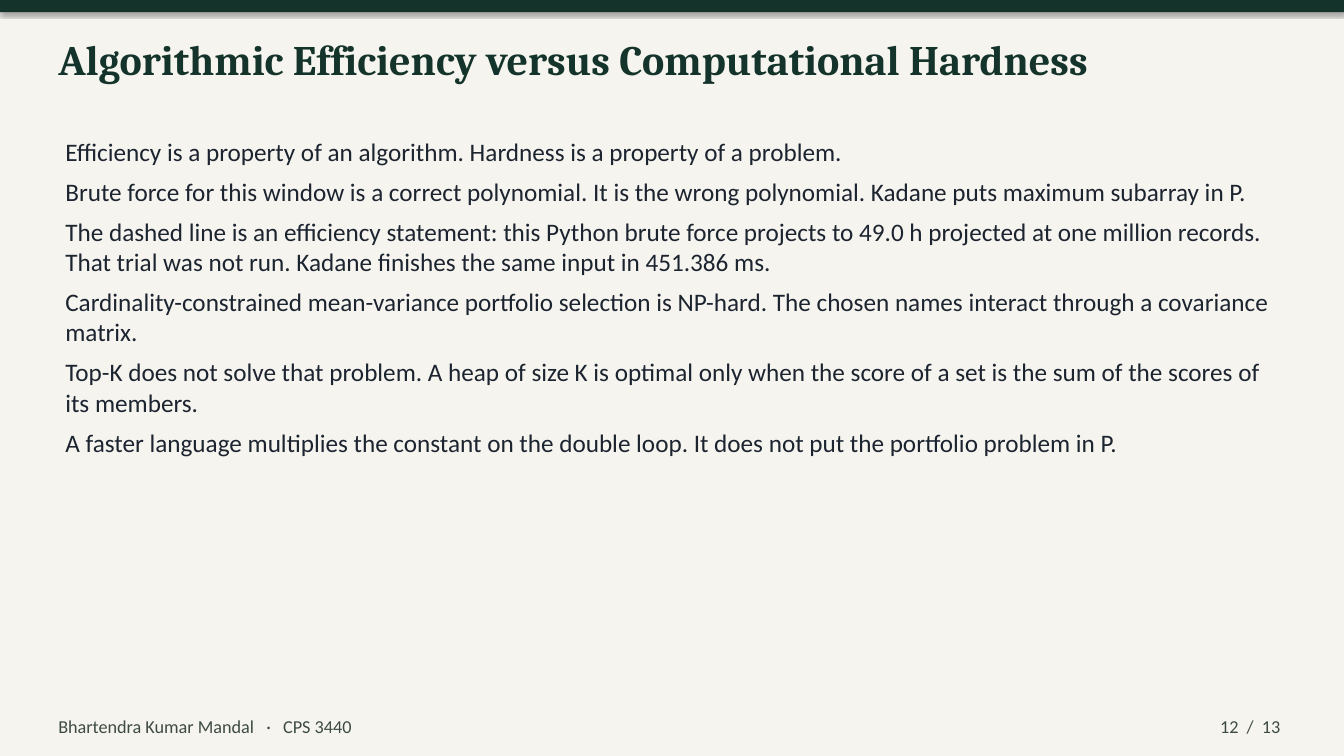
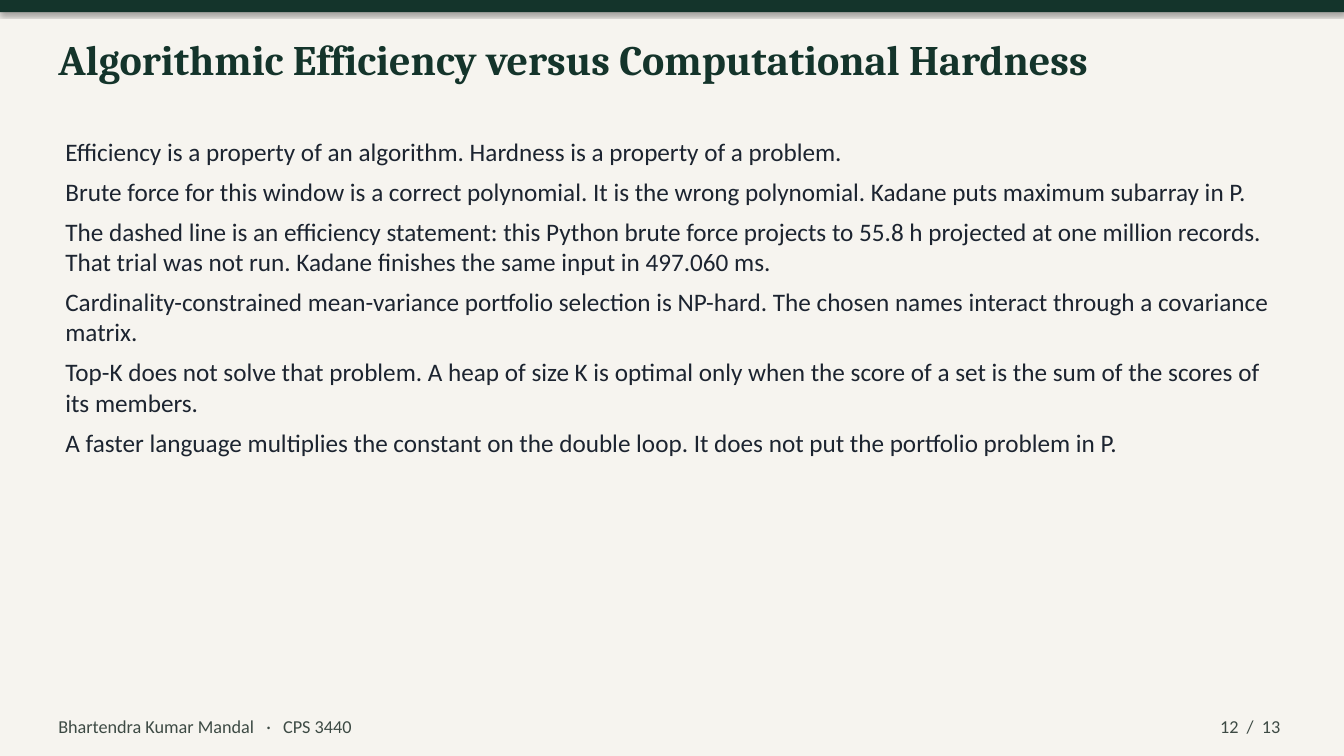
Before and after one commit to aashish000000/CPS3440-Stock-Algorithm-Analyzer, a slide deck: slide 12 of presentation/CPS3440-Stock-Algorithm-Analyzer.pptx. Drawn at 1344x756 pixels with LibreOffice and Linux fonts; fonts in the diff are those of the drawing. Boxes give left, top, right and bottom in pixels: in the first picture for what was removed or moved away, otherwise in the second. Text is boxed around its words. In the diff, an @@ line names an element or a change of style, - is before the commit and + after.

```diff
--- a/presentation/CPS3440-Stock-Algorithm-Analyzer.pptx
+++ b/presentation/CPS3440-Stock-Algorithm-Analyzer.pptx
@@ text at box(65, 223, 1261, 275): text changed @@
-The dashed line is an efficiency statement: this Python brute force projects to 49.0 h projected at one million records. That trial was not run. Kadane finishes the same input in 451.386 ms.
+The dashed line is an efficiency statement: this Python brute force projects to 55.8 h projected at one million records. That trial was not run. Kadane finishes the same input in 497.060 ms.
```
Also in this commit, not shown: 9 other slides changed, 31 other files.
